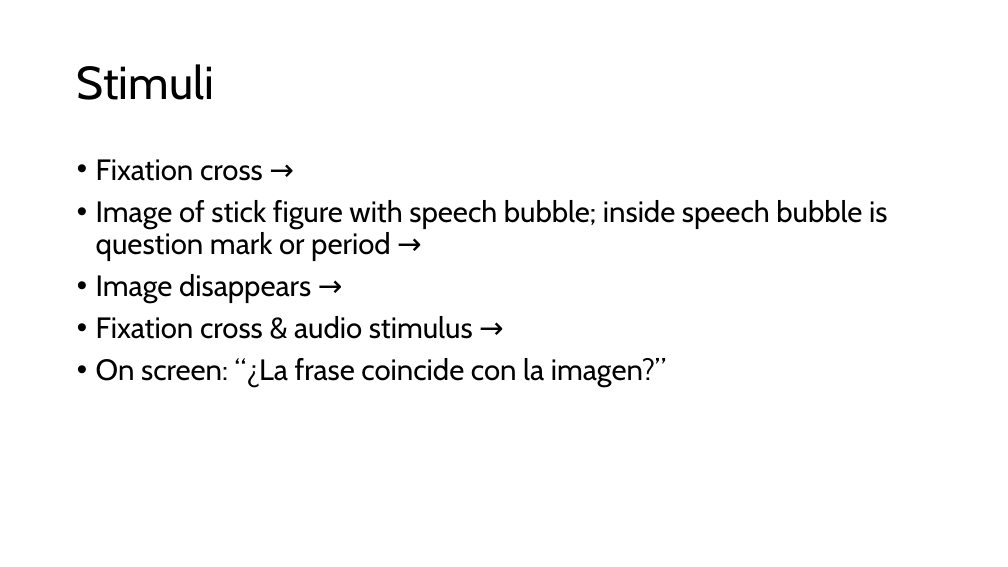
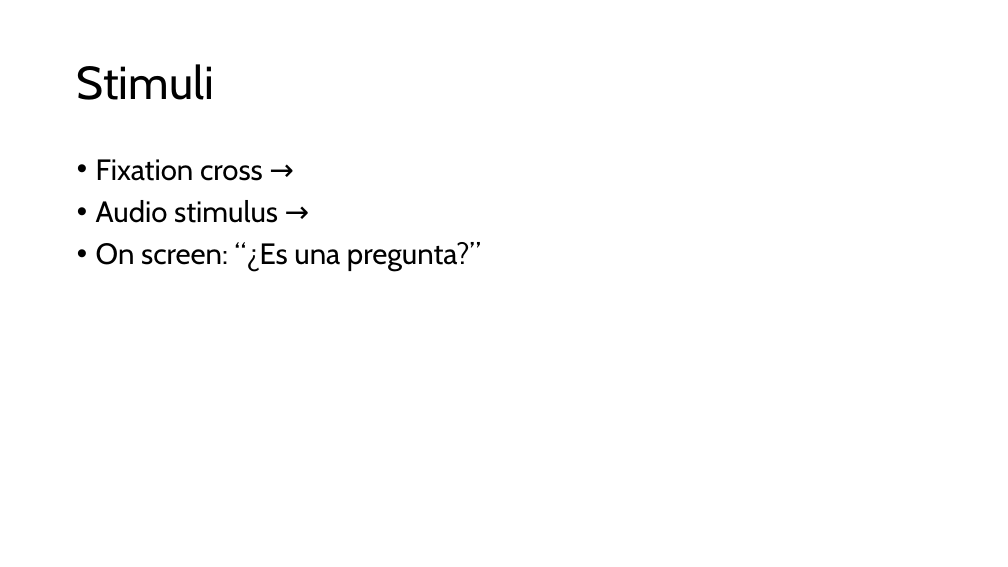
Before and after one commit to RobertEspo/neuro_int_emp, a slide deck: slide 7 of methods.pptx (slide 6 before the commit). Drawn at 1008x567 pixels with LibreOffice and Linux fonts; fonts in the diff are those of the drawing. Boxes give left, top, right and bottom in pixels: in the first picture for what was removed or moved away, otherwise in the second. Text is boxed around its words. In the diff, an @@ line names an element or a change of style, - is before the commit and + after.

```diff
--- a/methods.pptx
+++ b/methods.pptx
@@ text at [96, 200, 481, 271]: text changed @@
-• Image of stick figure with speech bubble; inside speech bubble is question mark or period →
-• Image disappears →
-• Fixation cross & audio stimulus →
-• On screen: “¿La frase coincide con la imagen?”
+• Audio stimulus →
+• On screen: “¿Es una pregunta?”
```
Also in this commit, not shown: 4 other slides changed, 3 slides added, 4 slides removed, 1 other file.
